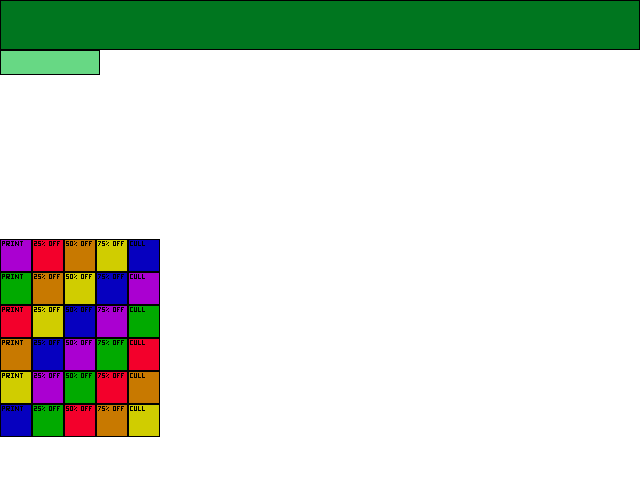
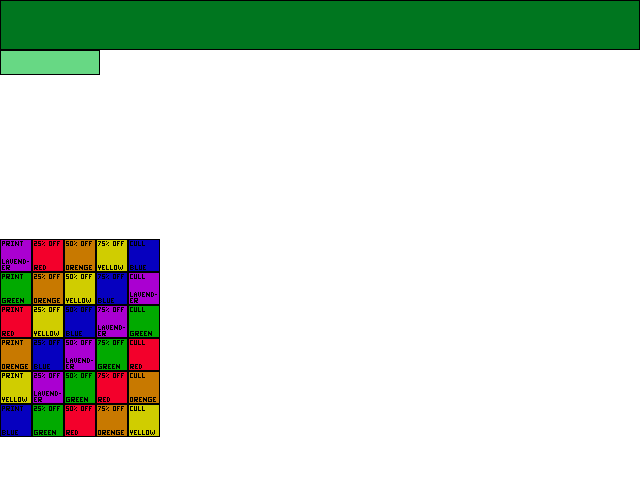
Revision of a layered w=640, h=480 image; what changed, layer by layer:
painted on "tags_fg_info" over [left=2, top=259, right=157, bottom=435]
